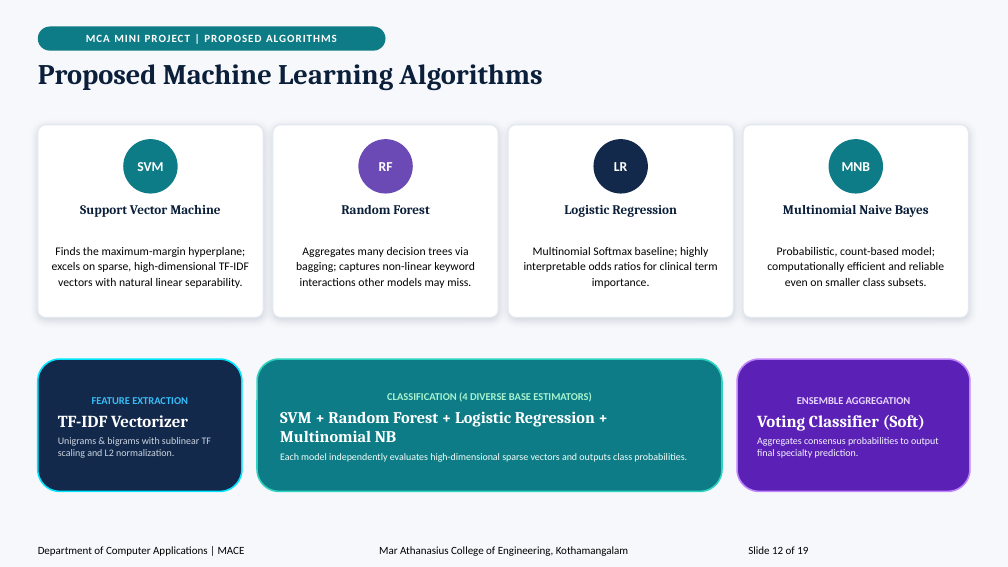
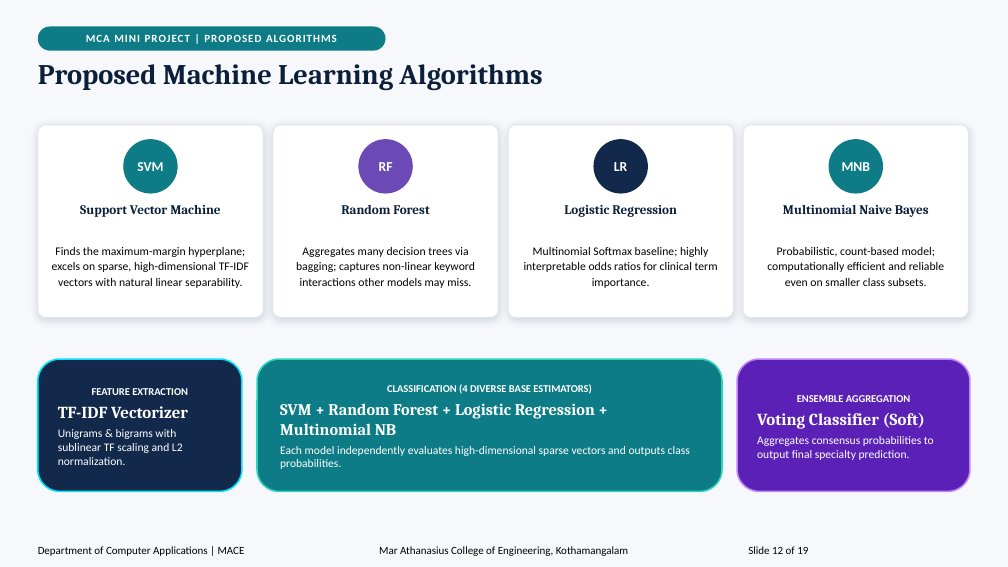
Before and after one commit to JiphinGeorge/Mini-Project-S3-MCA, a slide deck: slide 12 of Medical_Specialty_Classification_Presentation.pptx. Drawn at 1008x567 pixels with LibreOffice and Linux fonts; fonts in the diff are those of the drawing. Boxes give left, top, right and bottom in pixels: in the first picture for what was removed or moved away, otherwise in the second. Text is boxed around its words. In the diff, an @@ line names an element or a change of style, - is before the commit and + after.

Commit message:
style: make text white in Slide 12 bottom cards for maximum contrast

```diff
--- a/Medical_Specialty_Classification_Presentation.pptx
+++ b/Medical_Specialty_Classification_Presentation.pptx
@@ rounded rectangle "FEATURE EXTRACTION" at (38,359,242,492): text colour none to #FFFFFF; size 9.5 to 11 pt in "Unigrams & bigrams with sublinear TF scaling ..." @@
@@ rounded rectangle "CLASSIFICATION (4 DIVERSE BASE ESTIMATORS)" at (257,359,722,492): text colour none to #FFFFFF; size 9.5 to 11 pt in "Each model independently evaluates high-dimensional sparse v ..." @@
@@ rounded rectangle "ENSEMBLE AGGREGATION" at (737,359,970,492): text colour none to #FFFFFF; size 9.5 to 11 pt in "Aggregates consensus probabilities to output final specialty ..." @@
```
